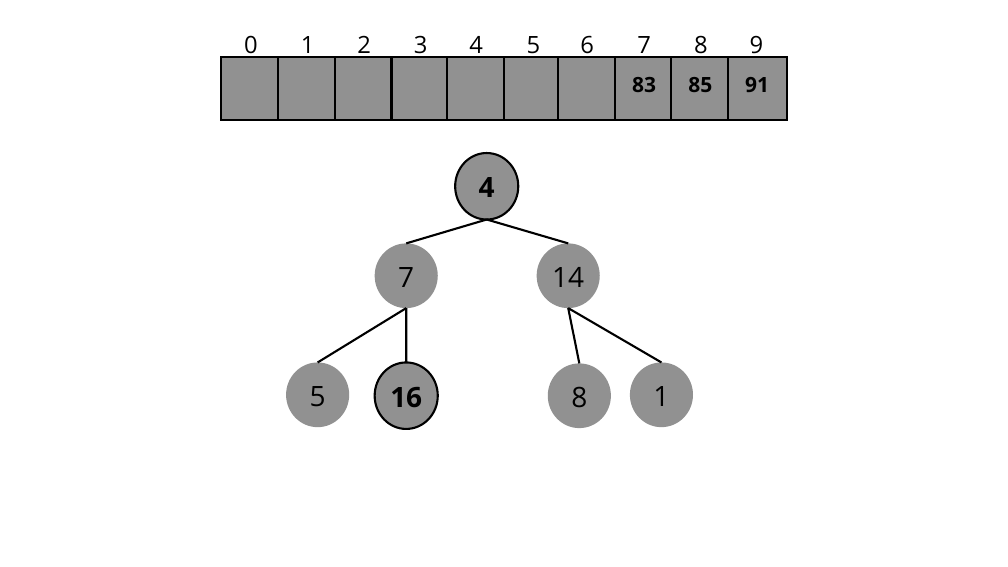
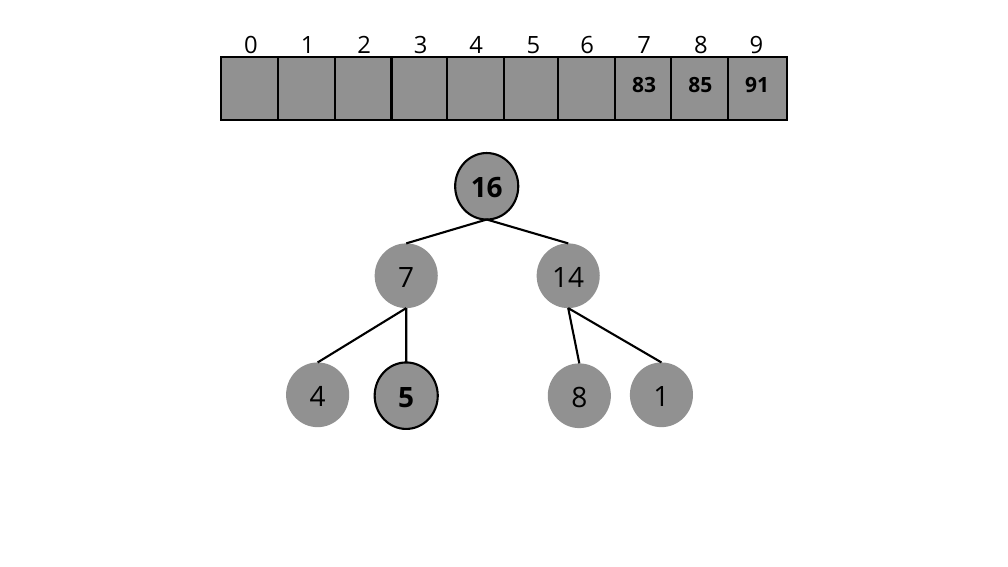
Before and after one commit to unibrasil-programacao-computadores/tp-heapsort, a slide deck: slide 45 of Heap_Sort.pptx (slide 46 before the commit). Drawn at 1008x567 pixels with LibreOffice and Linux fonts; fonts in the diff are those of the drawing. Boxes give left, top, right and bottom in pixels: in the first picture for what was removed or moved away, otherwise in the second. Text is boxed around its words. In the diff, an @@ line names an element or a change of style, - is before the commit and + after.

```diff
--- a/Heap_Sort.pptx
+++ b/Heap_Sort.pptx
@@ text at (471,177,503,197): text changed @@
-4
+16
@@ text added at (310,386,326,406), 40 pt, text #000000 @@
+4
@@ text "5": place and size @@
-text "5" at (310,386,326,406)
+text "5" at (398,387,414,407)
@@ text "5" at (398,387,414,407): bold on @@
@@ text removed at (390,387,422,407) @@
-16
```
Also in this commit, not shown: 45 other slides changed, 3 slides removed.
